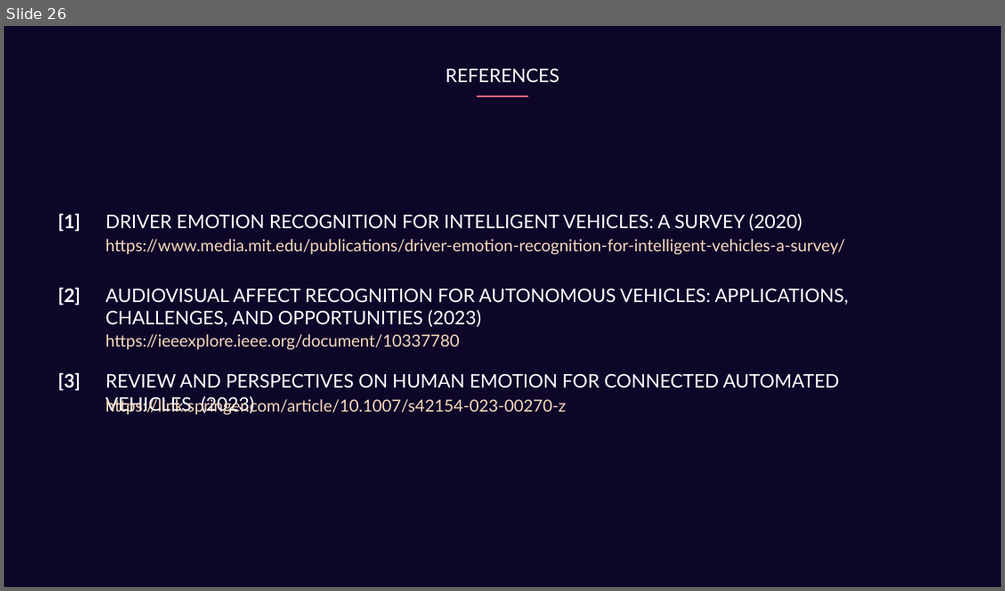
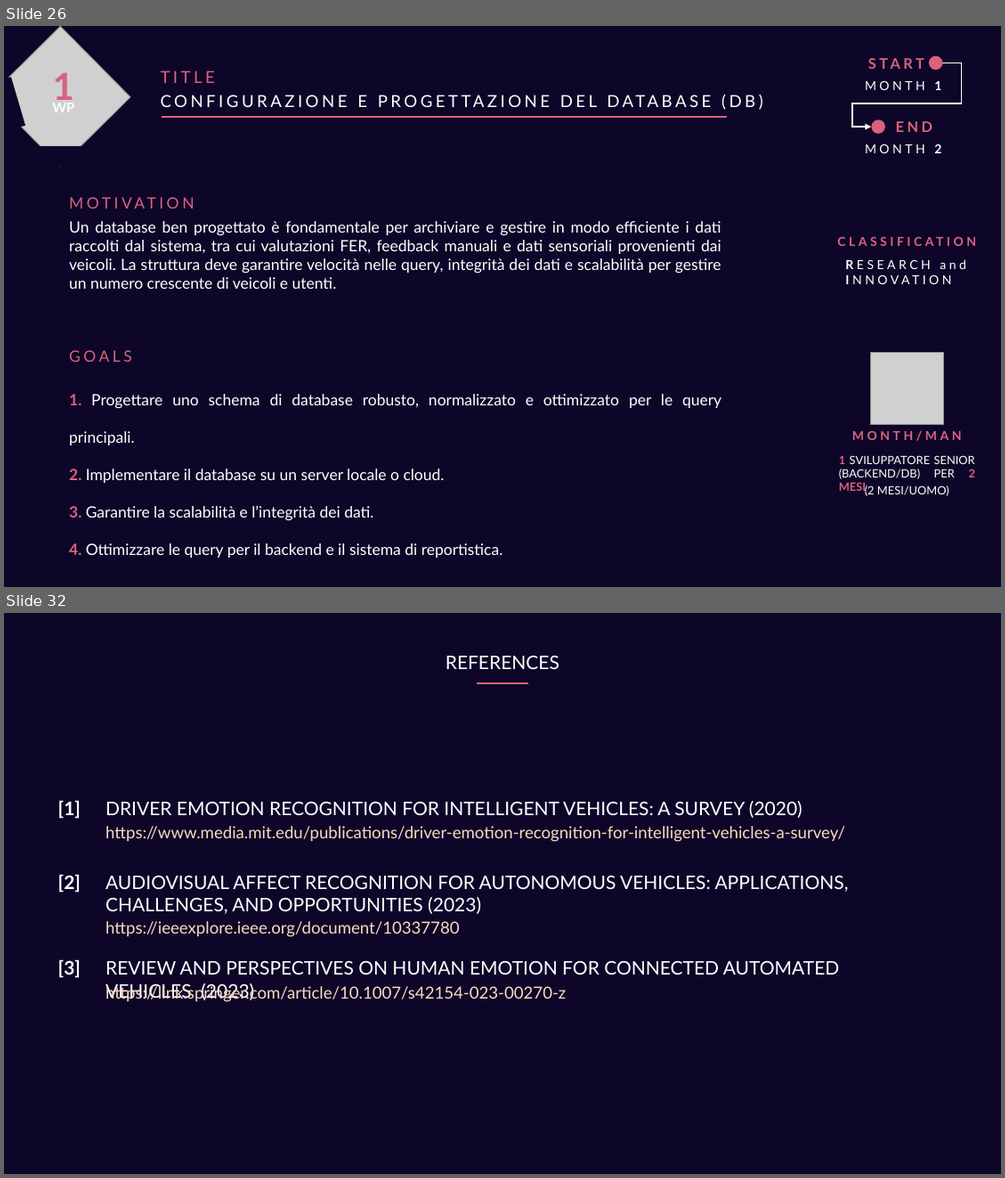
Before and after one commit to GiuseppeSoriano/MoodPilot, a slide deck: Idea/Idea_Presentation.pptx. Shown one above the other, each under a label of ours: slide 26 before the commit, slides 26 and 32 after it; the slides between them are not shown. The pictures are 1005x591 and 1005x1178 pixels, drawn with LibreOffice and Linux fonts; fonts in the diff are those of the drawing; grey boxes stand for pictures. Boxes give left, top, right and bottom in pixels: in the first picture for what was removed or moved away, otherwise in the second. Text is boxed around its words. In the diff, an @@ line names an element or a change of style, - is before the commit and + after.

```diff
--- a/Idea/Idea_Presentation.pptx
+++ b/Idea/Idea_Presentation.pptx
@@ slide 26 added at box(4, 26, 1001, 587), background #0D0628 @@
@@ text added at box(161, 70, 215, 83), 16 pt, text #DA627D @@
+TITLE
@@ group added at box(853, 52, 961, 153): 4 texts, 2 ellipses, 1 elbow arrow @@
+MONTH 1
+START
+MONTH 2
+END
@@ group added at box(4, 26, 131, 167): 2 rectangles, 2 texts, 1 picture @@
+1
+WP
@@ text added at box(291, 95, 353, 405), 16 pt, text #FFFFFF @@
+CONFIGURAZIONE E PROGETTAZIONE DEL DATABASE (DB)
@@ line added from (727, 118) to (162, 118), #DA627D 1.5 pt @@
@@ text added at box(62, 189, 348, 216), 15 pt, text #DA627D @@
+MOTIVATION
@@ text added at box(69, 221, 721, 289), 15 pt, text #FFFFFF @@
+Un database ben progettato è fondamentale per archiviare e gestire in modo efficiente i dati raccolti dal sistema, tra cui valutazioni FER, feedback manuali e dati sensoriali provenienti dai veicoli. La struttura deve garantire velocità nelle query, integrità dei dati e scalabilità per gestire un numero crescente di veicoli e utenti.
@@ text added at box(829, 231, 986, 253), 12 pt, text #DA627D, bold @@
+CLASSIFICATION
@@ text added at box(939, 259, 966, 269), 12 pt, text #FFFFFF @@
+RESEARCH and
+INNOVATION
@@ text added at box(69, 350, 132, 362), 15 pt, text #DA627D @@
+GOALS
@@ picture added at box(871, 352, 943, 425) @@
@@ text added at box(69, 394, 721, 557), 15 pt, text #FFFFFF @@
+1. Progettare uno schema di database robusto, normalizzato e ottimizzato per le query principali.
+2. Implementare il database su un server locale o cloud.
+3. Garantire la scalabilità e l’integrità dei dati.
+4. Ottimizzare le query per il backend e il sistema di reportistica.
@@ text added at box(852, 430, 962, 441), 12 pt, text #DA627D, bold @@
+MONTH/MAN
@@ text added at box(839, 455, 975, 493), 11 pt, text #FFFFFF @@
+1 SVILUPPATORE SENIOR (BACKEND/DB) PER 2 MESI
@@ text added at box(865, 485, 949, 496), 11 pt, text #FFFFFF @@
+(2 MESI/UOMO)
@@ what was slide 26 is now slide 32 @@
```
Also in this commit, not shown: 7 slides changed, 7 other slides added, 2 slides removed, 3 other files.
